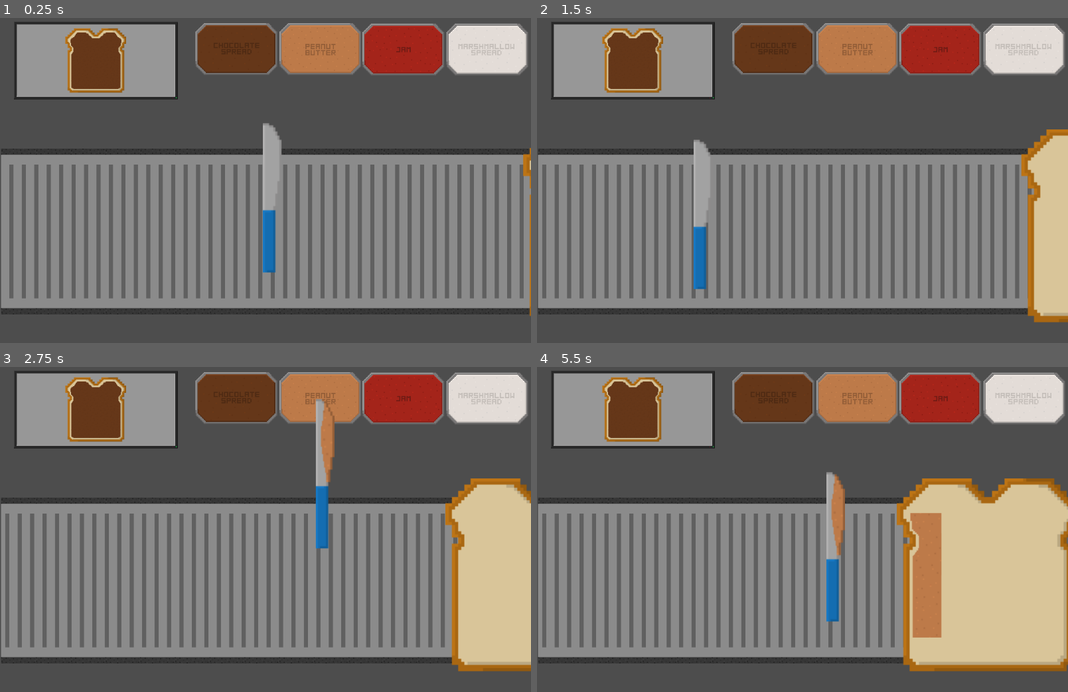
Above: before the commit, frames 1-4 (two rows, left to right).
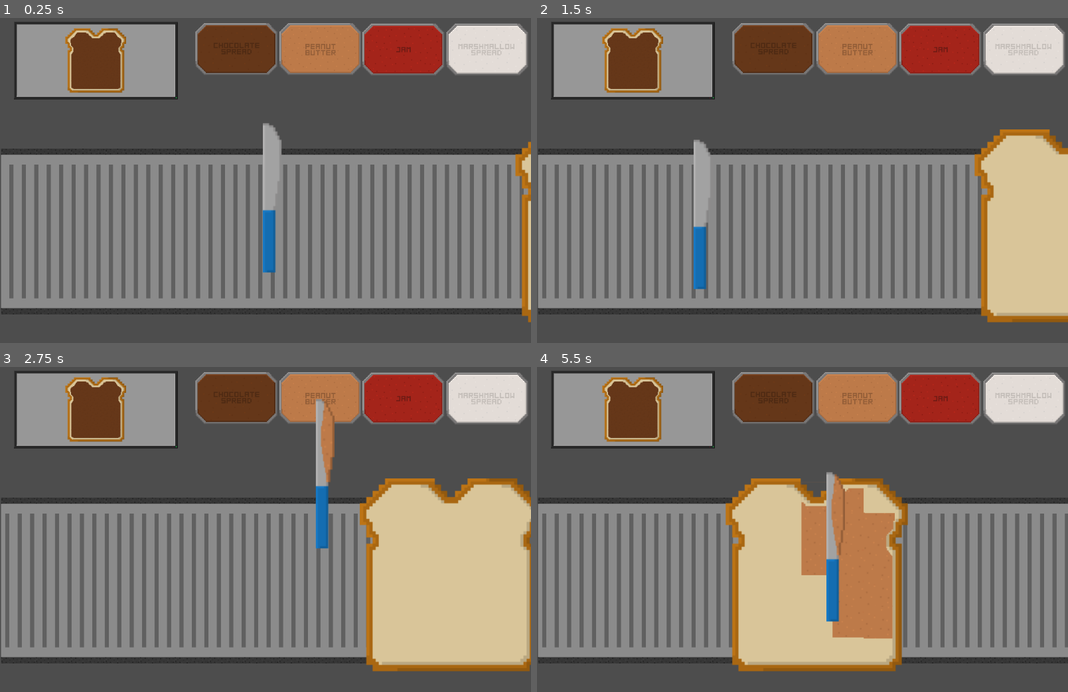
Above: after the commit, the same moments.

Repository: Ipsl0re/Buttery
Game: Godot game, scene res://Scenes/Main.tscn
Two runs of this game, one before a commit and one after it. Both use one fixed random seed, a clock stepped at 60 frames per second and the inputs below.
Inputs (mouse positions are in pixels of both pictures, inside the frame that each line leads up to):
- Up to frame 1 (0.25 s): no input
- Up to frame 2 (1.5 s): move the mouse to (919, 167) at 0.52 s; move the mouse to (696, 200) at 1.27 s
- Up to frame 3 (2.75 s): move the mouse to (318, 461) at 2.02 s
- Up to frame 4 (5.5 s): move the mouse to (775, 597) at 2.77 s; move the mouse to (961, 581) at 3.52 s; move the mouse to (643, 484) at 4.27 s; move the mouse to (829, 532) at 5.02 s

The runs differ from the first frame. In frame 1, 1.0% of the frame differs, in the area x 97-100%, y 37-94%; in frame 2, 6.3%; in frame 3, 11%; in frame 4, 35%, in the area x 35-100%, y 34-94%.

Commit message:
Add files via upload

Diff:
--- /dev/null
+++ b/Puzzles.gd
@@ -0,0 +1,54 @@
+extends Node
+
+var puznum = -1
+var puzzez = []
+
+var puz1 = []
+var grid_width = 5
+var grid_height = 6
+
+var puz2 = []
+var puz3 = []
+var puz4 = []
+var puz5 = []
+var puz6 = []
+var puz7 = []
+var puz8 = []
+var puz9 = []
+var puz10 = []
+
+func _ready():
+	for i in grid_height:
+		puz1.append([])
+		for j in grid_width:
+			puz1[i].append(1) # Set a starter value for each position
+	for i in grid_height:
+		puz2.append([])
+		for j in grid_width:
+			puz2[i].append(4)
+	for i in range(3):
+		puz3.append([])
+		for j in grid_width:
+			puz3[i].append(2)
+	for i in range(3):
+		puz3.append([])
+		for j in grid_width:
+			puz3[i+3].append(3)
+	puzzez.append(puz1)
+	puzzez.append(puz2)
+	puzzez.append(puz3)
+	puzzez.append(puz4)
+	puzzez.append(puz5)
+	puzzez.append(puz6)
+	puzzez.append(puz7)
+	puzzez.append(puz8)
+	puzzez.append(puz9)
+	puzzez.append(puz10)
+
+# Called every frame. 'delta' is the elapsed time since the previous frame.
+func _process(delta):
+	pass
+
+func _getpattern():
+	puznum += 1
+	return puzzez[puznum]
--- a/Scenes/Main.tscn
+++ b/Scenes/Main.tscn
@@ -1,9 +1,10 @@
-[gd_scene load_steps=13 format=3 uid="uid://j8ka0qce5i8w"]
+[gd_scene load_steps=14 format=3 uid="uid://j8ka0qce5i8w"]
 
 [ext_resource type="PackedScene" uid="uid://cdxj51miuxmj1" path="res://Scenes/Knoife.tscn" id="1_ocxft"]
 [ext_resource type="PackedScene" uid="uid://dl3n1enbt7qp5" path="res://Scenes/Pot.tscn" id="2_ewhp2"]
 [ext_resource type="Script" path="res://Scripts/Breadmanager.gd" id="3_yapqb"]
 [ext_resource type="PackedScene" uid="uid://bxdspsotyetff" path="res://Scenes/Bread.tscn" id="4_s26hv"]
+[ext_resource type="Script" path="res://Puzzles.gd" id="5_7n7xf"]
 [ext_resource type="Texture2D" uid="uid://iiu8ew7pvd7a" path="res://Conveyor Belt.png" id="5_yp8fh"]
 [ext_resource type="Script" path="res://Scenes/Belt.gd" id="6_eil1r"]
 [ext_resource type="PackedScene" uid="uid://cnx7s7sxggt78" path="res://Scenes/Screen.tscn" id="7_kr5kp"]
@@ -51,16 +52,19 @@
 position = Vector2(1286, 372)
 script = ExtResource("3_yapqb")
 
-[node name="Belt" type="AnimatedSprite2D" parent="Breadmanager"]
+[node name="Bread" parent="Breadmanager" instance=ExtResource("4_s26hv")]
+z_index = 3
+position = Vector2(-86, 29)
+
+[node name="Breadbox" type="Node" parent="Breadmanager"]
+script = ExtResource("5_7n7xf")
+
+[node name="Belt" type="AnimatedSprite2D" parent="."]
 z_index = -10
-position = Vector2(-772, 40)
+position = Vector2(514, 412)
 sprite_frames = SubResource("SpriteFrames_eox2d")
 frame_progress = 0.114549
 script = ExtResource("6_eil1r")
-
-[node name="Bread" parent="Breadmanager" instance=ExtResource("4_s26hv")]
-z_index = 3
-position = Vector2(-86, 29)
 
 [node name="Area2D" type="Area2D" parent="."]
 position = Vector2(101, 399)
--- a/Scenes/Telebread.gd
+++ b/Scenes/Telebread.gd
@@ -29,5 +29,6 @@
 			incr += 1
 
 
+
 func _on_screen_nextpattern(grid):
 	_setspread(grid)
--- a/Scripts/Bread.gd
+++ b/Scripts/Bread.gd
@@ -6,6 +6,8 @@
 var grid_height = 6
 
 func _ready():
+	var manager = get_node("/root/Main/Breadmanager")
+	self.compare.connect(manager._on_bread_compare) #in theory, this needs to be in the breadmanager. but might be possible still?
 	for i in grid_height:
 		grid.append([])
 		for j in grid_width:
@@ -13,7 +15,7 @@
 
 # Called every frame. 'delta' is the elapsed time since the previous frame.
 func _process(delta):
-	translate(Vector2(-1, 0))
+	translate(Vector2(-2, 0))
 
 func _on_area_2d_area_entered(area):
 	queue_free()
--- a/Scripts/Breadmanager.gd
+++ b/Scripts/Breadmanager.gd
@@ -4,22 +4,18 @@
 signal nextpattern(grid)
 
 var lives = 3
-var correct = null
+var correct = false
 
 var grid = []
 var grid_width = 5
 var grid_height = 6
 
 func _ready():
-	for i in grid_height:
-		grid.append([])
-		for j in grid_width:
-			grid[i].append(1) # Set a starter value for each position
+	grid = $Breadbox._getpattern()
 	emit_signal("nextpattern", grid)
 
 # Called every frame. 'delta' is the elapsed time since the previous frame.
 func _process(delta):
-	print (lives)
 	pass
 
 func _on_area_2d_area_entered(area):
@@ -28,8 +24,9 @@
 		lives -= 1
 	var instance = loaf.instantiate()
 	add_child(instance)
-	correct = null
+	grid = $Breadbox._getpattern()
 	emit_signal("nextpattern", grid)
+	correct = false
 
 func _on_bread_compare(ogrid):
 	var passes = true
@@ -39,3 +36,5 @@
 				passes = false
 	if passes == true:
 		correct = true
+	else:
+		correct = false
--- a/Scripts/Screen.gd
+++ b/Scripts/Screen.gd
@@ -2,15 +2,6 @@
 
 signal nextpattern(grid)
 
-# Called when the node enters the scene tree for the first time.
-func _ready():
-	pass # Replace with function body.
-
-
-# Called every frame. 'delta' is the elapsed time since the previous frame.
-func _process(delta):
-	pass
-
 
 func _on_breadmanager_nextpattern(grid):
 	emit_signal("nextpattern", grid)
